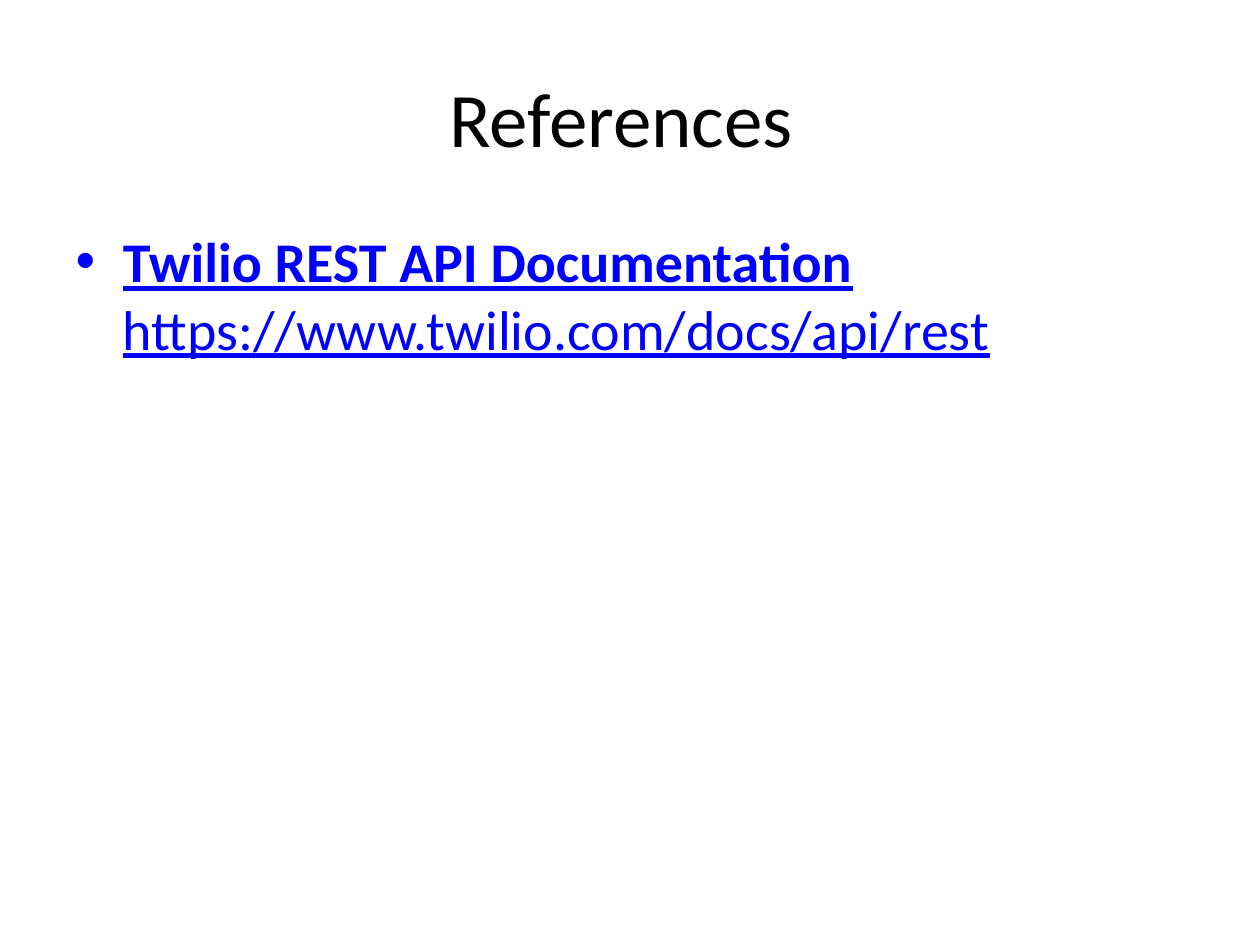
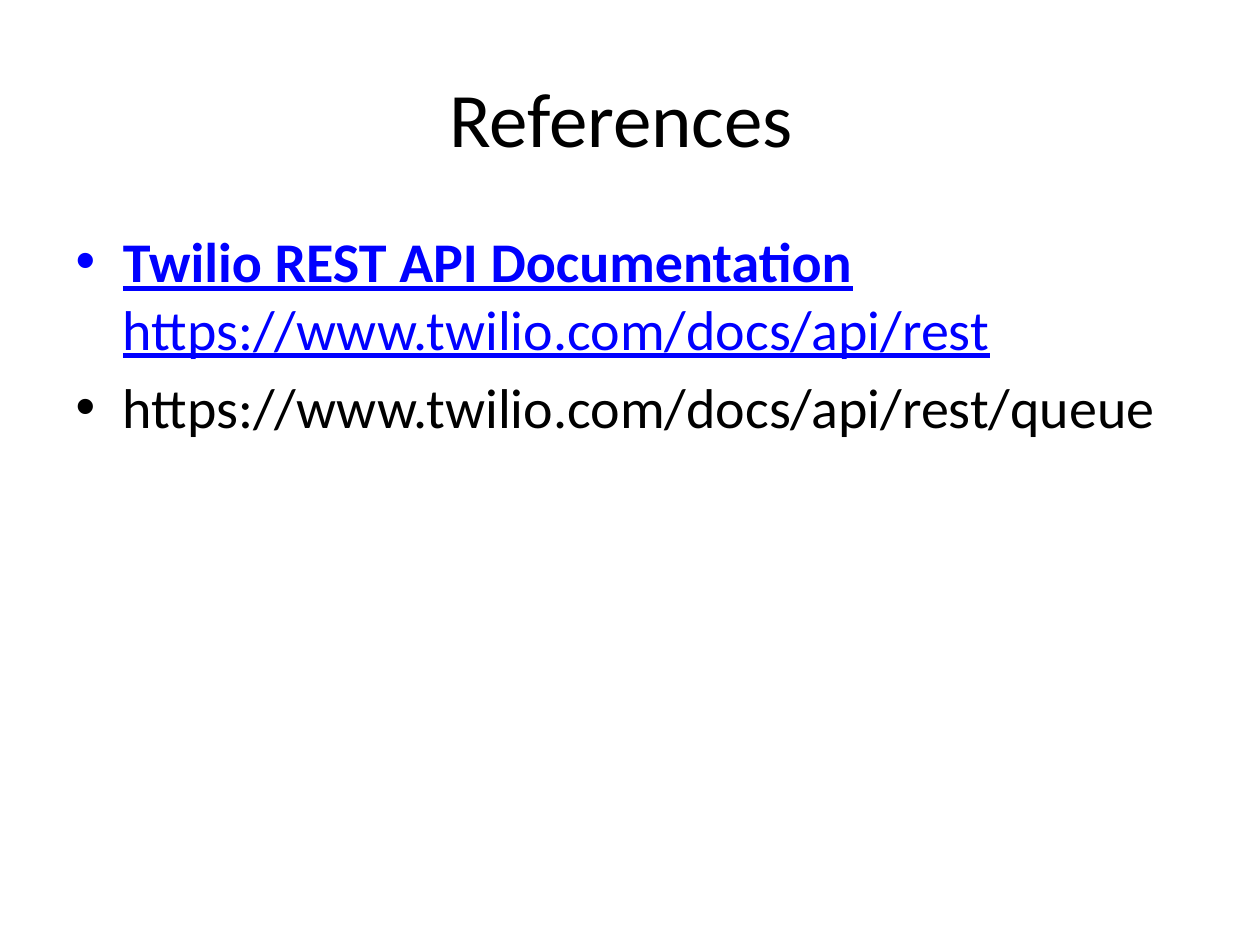
Before and after one commit to manouchehr/SOEN691_AZIZI, a slide deck: slide 18 of ClassWorkReports/Twilio_sharpBugFixing .pptx (slide 14 before the commit). Drawn at 1260x945 pixels with LibreOffice and Linux fonts; fonts in the diff are those of the drawing. Boxes give left, top, right and bottom in pixels: in the first picture for what was removed or moved away, otherwise in the second. Text is boxed around its words. In the diff, an @@ line names an element or a change of style, - is before the commit and + after.

```diff
--- a/ClassWorkReports/Twilio_sharpBugFixing .pptx
+++ b/ClassWorkReports/Twilio_sharpBugFixing .pptx
@@ text at (x1=123, y1=389, x2=1155, y2=437): paragraph added @@
+• https://www.twilio.com/docs/api/rest/queue
```
Also in this commit, not shown: 6 other slides changed, 4 slides added, 27 other files.
